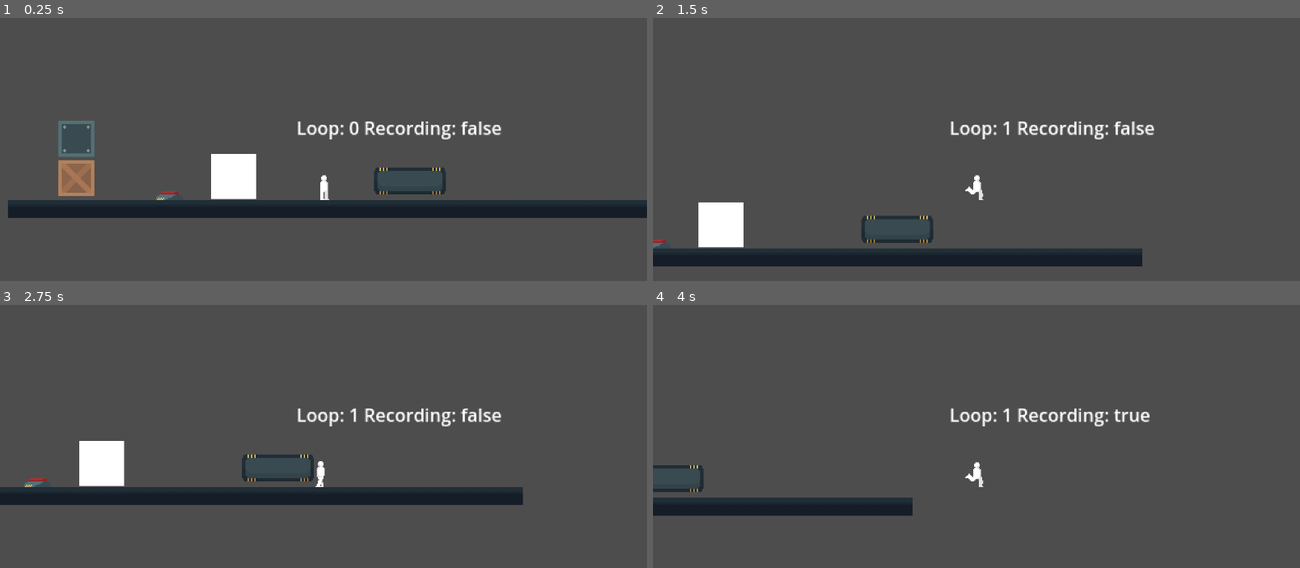
Above: before the commit, frames 1-4 (two rows, left to right).
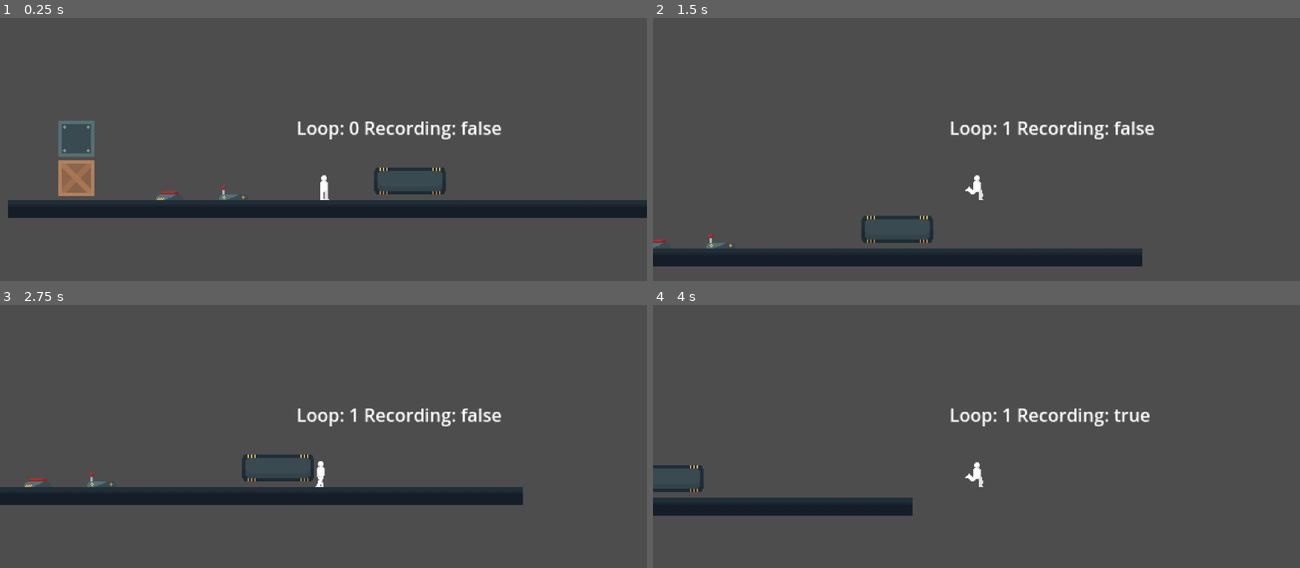
Above: after the commit, the same moments.

Repository: rafesholler/gmtk-2025
Game: Godot game, scene res://test_scene.tscn
The game is run twice, just before and just after one commit, with the same random seed, the same clock (stepped at 60 frames per second) and the same inputs.
Inputs (mouse positions are in pixels of both pictures, inside the frame that each line leads up to):
- Up to frame 1 (0.25 s): no input
- Up to frame 2 (1.5 s): move the mouse to (1118, 181) at 0.52 s; hold D (move_right) from 0.53 s (still down); tap F (change_loop) at 0.6 s; tap W (jump) at 0.77 s; move the mouse to (847, 217) at 1.27 s; tap C (delete_loop) at 1.35 s
- Up to frame 3 (2.75 s): tap W (jump) at 1.52 s; move the mouse to (388, 407) at 2.02 s; release D (move_right) at 2.03 s; hold A (move_left) from 2.03 s (still down); click (388, 407) at 2.1 s
- Up to frame 4 (4 s): move the mouse to (944, 560) at 2.77 s; release A (move_left) at 2.78 s; hold D (move_right) from 2.78 s (still down); tap E (pull) at 2.85 s; tap W (jump) at 3.02, 3.77 s; move the mouse to (1170, 541) at 3.52 s; tap T (record_with_player) at 3.6 s

The runs differ from the first frame. In frame 1, 1.2% of the frame differs, in the area x 32-40%, y 51-70%; in frame 2, 1.2%; in frame 3, 1.2%; in frame 4, nothing differs.

Commit message:
added lever visuals

Diff:
--- a/Objects/Lever/lever.gd
+++ b/Objects/Lever/lever.gd
@@ -5,6 +5,12 @@
 @export var afterimage_interactable := true
 
 var is_active = false
+
+func _process(delta: float) -> void:
+	if is_active and $AnimatedSprite2D.animation != "switch_on":
+		$AnimatedSprite2D.play("switch_on")
+	elif not is_active and $AnimatedSprite2D.animation == "switch_on":
+		$AnimatedSprite2D.play("switch_off")
 
 
 func _on_body_entered(body: Node2D) -> void:
--- a/Objects/Lever/lever.tscn
+++ b/Objects/Lever/lever.tscn
@@ -1,9 +1,105 @@
-[gd_scene load_steps=3 format=3 uid="uid://d2ed68h0eog6"]
+[gd_scene load_steps=16 format=3 uid="uid://d2ed68h0eog6"]
 
 [ext_resource type="Script" uid="uid://dmq267768x3ln" path="res://Objects/Lever/lever.gd" id="1_j38ox"]
+[ext_resource type="Texture2D" uid="uid://caujdq44r0yek" path="res://Objects/Lever/switch.png" id="2_pdlgt"]
 
 [sub_resource type="RectangleShape2D" id="RectangleShape2D_j38ox"]
-size = Vector2(40, 40)
+size = Vector2(26, 15)
+
+[sub_resource type="AtlasTexture" id="AtlasTexture_88c2d"]
+atlas = ExtResource("2_pdlgt")
+region = Rect2(0, 0, 32, 32)
+
+[sub_resource type="AtlasTexture" id="AtlasTexture_pdlgt"]
+atlas = ExtResource("2_pdlgt")
+region = Rect2(128, 0, 32, 32)
+
+[sub_resource type="AtlasTexture" id="AtlasTexture_x3p16"]
+atlas = ExtResource("2_pdlgt")
+region = Rect2(96, 0, 32, 32)
+
+[sub_resource type="AtlasTexture" id="AtlasTexture_yfxyi"]
+atlas = ExtResource("2_pdlgt")
+region = Rect2(64, 0, 32, 32)
+
+[sub_resource type="AtlasTexture" id="AtlasTexture_j4cwe"]
+atlas = ExtResource("2_pdlgt")
+region = Rect2(32, 0, 32, 32)
+
+[sub_resource type="AtlasTexture" id="AtlasTexture_xk8fm"]
+atlas = ExtResource("2_pdlgt")
+region = Rect2(0, 0, 32, 32)
+
+[sub_resource type="AtlasTexture" id="AtlasTexture_1t7ds"]
+atlas = ExtResource("2_pdlgt")
+region = Rect2(0, 0, 32, 32)
+
+[sub_resource type="AtlasTexture" id="AtlasTexture_ud2ue"]
+atlas = ExtResource("2_pdlgt")
+region = Rect2(32, 0, 32, 32)
+
+[sub_resource type="AtlasTexture" id="AtlasTexture_wf4et"]
+atlas = ExtResource("2_pdlgt")
+region = Rect2(64, 0, 32, 32)
+
+[sub_resource type="AtlasTexture" id="AtlasTexture_7vtra"]
+atlas = ExtResource("2_pdlgt")
+region = Rect2(96, 0, 32, 32)
+
+[sub_resource type="AtlasTexture" id="AtlasTexture_xrwbe"]
+atlas = ExtResource("2_pdlgt")
+region = Rect2(128, 0, 32, 32)
+
+[sub_resource type="SpriteFrames" id="SpriteFrames_x3p16"]
+animations = [{
+"frames": [{
+"duration": 1.0,
+"texture": SubResource("AtlasTexture_88c2d")
+}],
+"loop": false,
+"name": &"off",
+"speed": 5.0
+}, {
+"frames": [{
+"duration": 1.0,
+"texture": SubResource("AtlasTexture_pdlgt")
+}, {
+"duration": 1.0,
+"texture": SubResource("AtlasTexture_x3p16")
+}, {
+"duration": 1.0,
+"texture": SubResource("AtlasTexture_yfxyi")
+}, {
+"duration": 1.0,
+"texture": SubResource("AtlasTexture_j4cwe")
+}, {
+"duration": 1.0,
+"texture": SubResource("AtlasTexture_xk8fm")
+}],
+"loop": false,
+"name": &"switch_off",
+"speed": 40.0
+}, {
+"frames": [{
+"duration": 1.0,
+"texture": SubResource("AtlasTexture_1t7ds")
+}, {
+"duration": 1.0,
+"texture": SubResource("AtlasTexture_ud2ue")
+}, {
+"duration": 1.0,
+"texture": SubResource("AtlasTexture_wf4et")
+}, {
+"duration": 1.0,
+"texture": SubResource("AtlasTexture_7vtra")
+}, {
+"duration": 1.0,
+"texture": SubResource("AtlasTexture_xrwbe")
+}],
+"loop": false,
+"name": &"switch_on",
+"speed": 40.0
+}]
 
 [node name="Lever" type="Area2D"]
 collision_layer = 8
@@ -11,13 +107,14 @@
 script = ExtResource("1_j38ox")
 
 [node name="CollisionShape2D" type="CollisionShape2D" parent="."]
-position = Vector2(1, 1)
+position = Vector2(1, -7.5)
 shape = SubResource("RectangleShape2D_j38ox")
 
-[node name="ColorRect" type="ColorRect" parent="."]
-offset_left = -19.0
-offset_top = -19.0
-offset_right = 21.0
-offset_bottom = 21.0
+[node name="AnimatedSprite2D" type="AnimatedSprite2D" parent="."]
+position = Vector2(0, -16)
+sprite_frames = SubResource("SpriteFrames_x3p16")
+animation = &"off"
+autoplay = "off"
+frame_progress = 1.0
 
 [connection signal="body_entered" from="." to="." method="_on_body_entered"]
--- a/test_scene.tscn
+++ b/test_scene.tscn
@@ -33,7 +33,7 @@
 position = Vector2(496, 352)
 
 [node name="Lever" parent="." instance=ExtResource("2_buypi")]
-position = Vector2(552, 330)
+position = Vector2(552, 352)
 
 [node name="SlidePlatform" parent="." instance=ExtResource("6_7cbxl")]
 position = Vector2(710, 335)
Binary file added: Objects/Lever/switch.png
Not shown, added: Objects/Lever/switch.png.import
